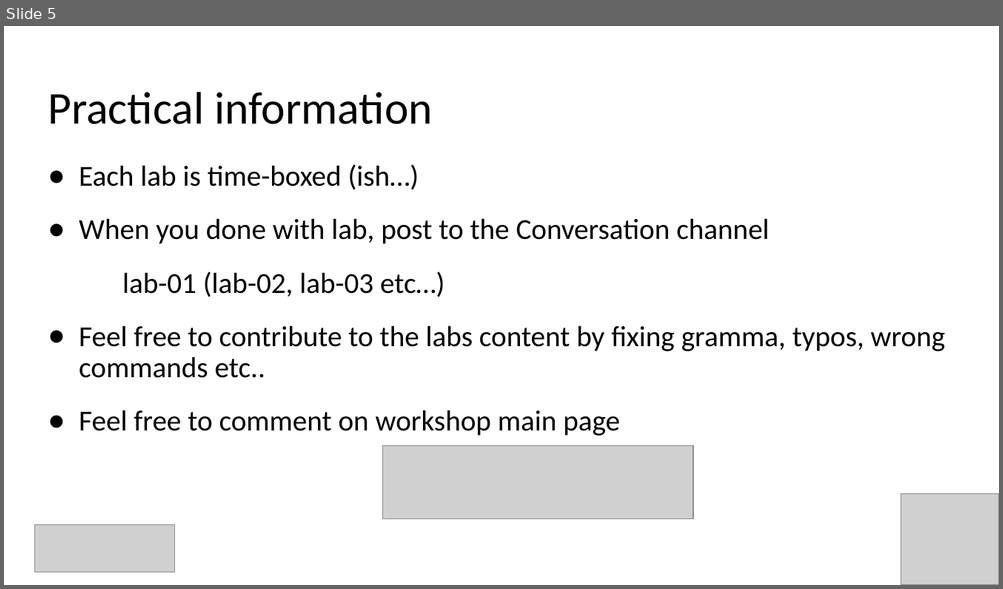
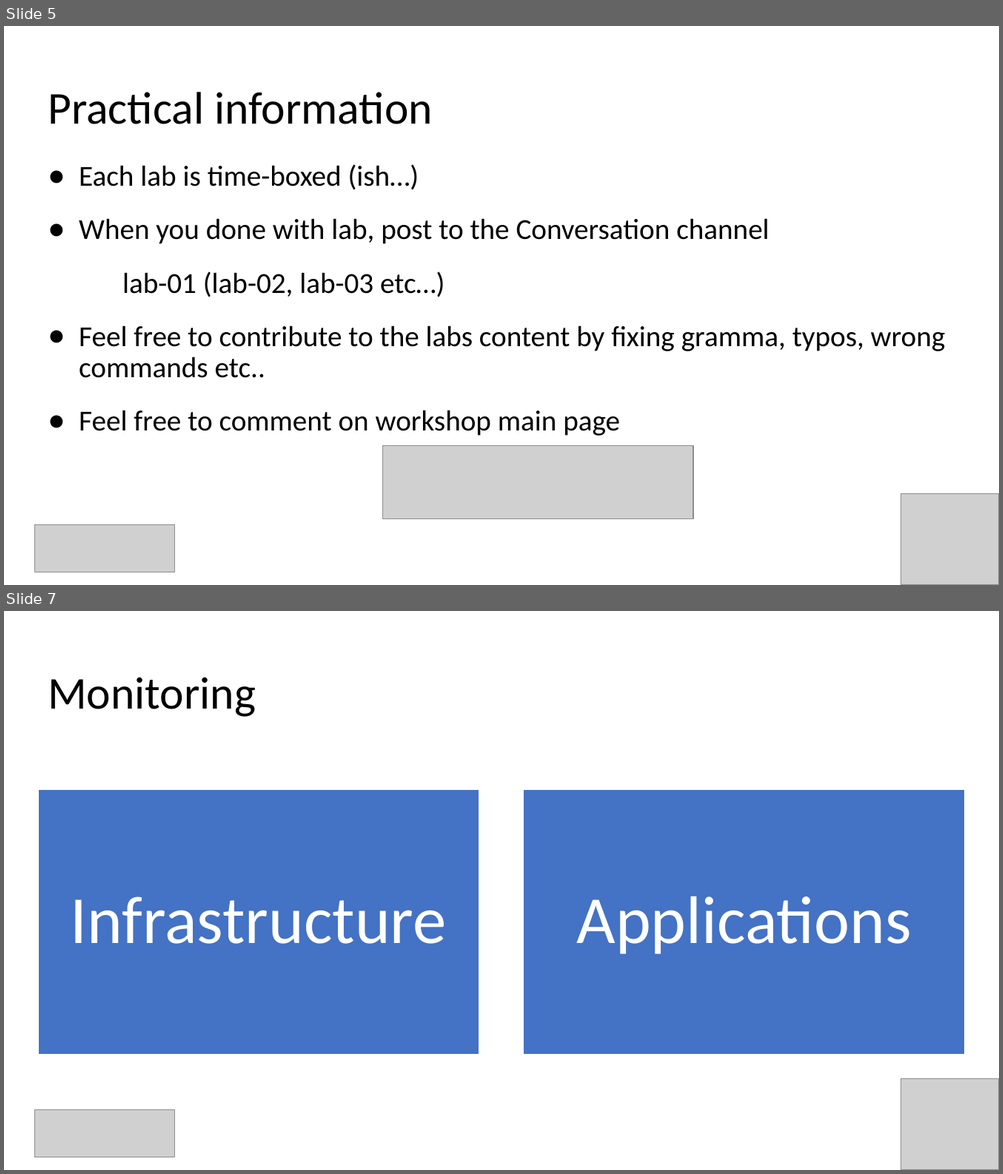
Before and after one commit to evgenyb/aks-workshops, a slide deck: 06-monitoring-options-in-aks/slides/monitoring-options-in-AKS.pptx. Shown one above the other, each under a label of ours: slide 5 before the commit, slides 5 and 7 after it; the slides between them are not shown. The pictures are 1003x589 and 1003x1174 pixels, drawn with LibreOffice and Linux fonts; fonts in the diff are those of the drawing; grey boxes stand for pictures. Boxes give left, top, right and bottom in pixels: in the first picture for what was removed or moved away, otherwise in the second. Text is boxed around its words. In the diff, an @@ line names an element or a change of style, - is before the commit and + after.

```diff
--- a/06-monitoring-options-in-aks/slides/monitoring-options-in-AKS.pptx
+++ b/06-monitoring-options-in-aks/slides/monitoring-options-in-AKS.pptx
@@ slide 7 added at [4, 611, 999, 1170], background #FFFFFF @@
@@ title added at [48, 677, 256, 717], 44 pt, text #000000 @@
+Monitoring
@@ group added at [38, 790, 965, 1055]: 2 rectangles, 2 texts @@
+Infrastructure
+Applications
@@ picture added at [901, 1079, 999, 1170] @@
@@ picture added at [34, 1111, 175, 1157] @@
```
Also in this commit, not shown: 1 slide changed, 18 other slides added, 1 slide removed, 5 other files.
